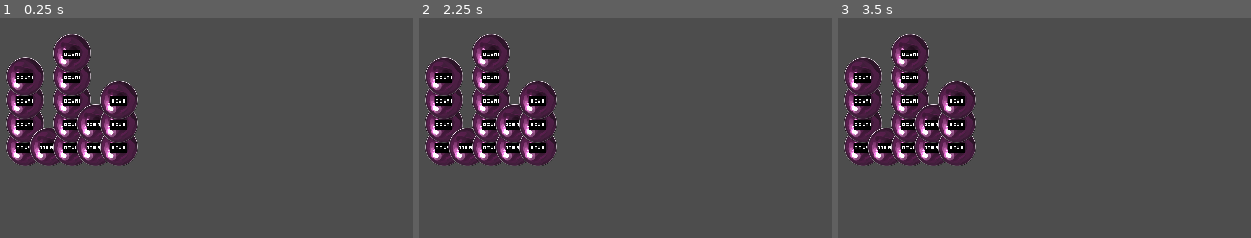
Above: before the commit, frames 1-3 (left to right).
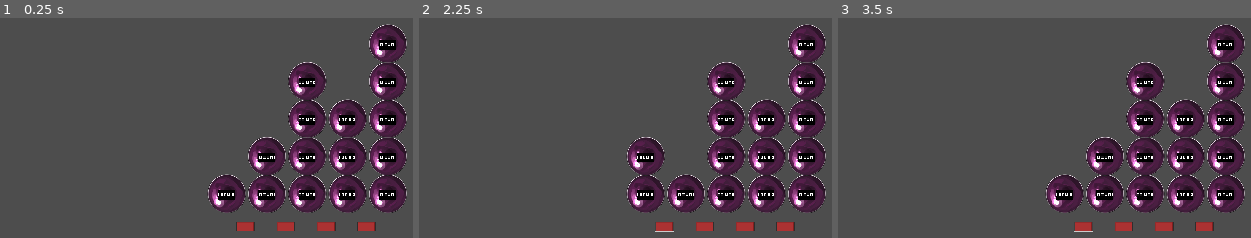
Above: after the commit, the same moments.

Repository: HeyWhyStop/Boba_Sort
Game: Godot game, scene res://bubble_test.tscn
Same seed, same stepped clock (60 frames per second), same inputs: the game is played once before the commit and once after it. This scene is started directly instead of the project's main scene.
Inputs (mouse positions are in pixels of both pictures, inside the frame that each line leads up to):
- Up to frame 1 (0.25 s): no input
- Up to frame 2 (2.25 s): click (662, 227) at 0.52 s; click (662, 227) at 1.27 s; click (662, 227) at 2.02 s
- Up to frame 3 (3.5 s): tap Enter at 2.75 s

The runs differ from the first frame. In frame 1, 33% of the frame differs, in the area x 1-99%, y 2-97%; in frame 2, 33%; in frame 3, 33%, in the area x 1-99%, y 2-98%.

Commit message:
sorting
can sort!

Diff:
--- a/Boba-Game/Scenes/bubble_tower_test.tscn
+++ b/Boba-Game/Scenes/bubble_tower_test.tscn
@@ -4,7 +4,7 @@
 [ext_resource type="Script" path="res://Scripts/bubble_tower_.gd" id="1_f02bc"]
 [ext_resource type="Texture2D" uid="uid://bwec4ju66infm" path="res://Assets/platform_player.png" id="2_strjq"]
 
-[node name="Node2D" type="Node2D"]
+[node name="bubble_tower_part" type="Node2D"]
 script = ExtResource("1_f02bc")
 
 [node name="Sprite2D" type="Sprite2D" parent="."]
--- /dev/null
+++ b/Boba-Game/Scenes/swapper.tscn
@@ -0,0 +1,16 @@
+[gd_scene load_steps=3 format=3 uid="uid://c2k5wqyf520j5"]
+
+[ext_resource type="Texture2D" uid="uid://cnhb4of3qx77f" path="res://Assets/moving_platform.png" id="1_g2e8j"]
+[ext_resource type="Script" path="res://Scripts/swapper.gd" id="1_rpyan"]
+
+[node name="swapper" type="Node2D"]
+
+[node name="Button" type="Button" parent="."]
+offset_left = -100.0
+offset_right = 100.0
+offset_bottom = 100.0
+icon = ExtResource("1_g2e8j")
+expand_icon = true
+script = ExtResource("1_rpyan")
+
+[connection signal="pressed" from="Button" to="Button" method="_on_pressed"]
--- a/Boba-Game/Scripts/bubble_sort.gd
+++ b/Boba-Game/Scripts/bubble_sort.gd
@@ -1,12 +1,15 @@
 extends Node
 
 @export var size = 5
-@export var dist_x = 250
-@export var dist_y = 250
+@export var dist_x = 430
+@export var dist_y = 400
+@export var button_y = 50
 
 var size_arr = []
 var bubble_tower_base = load("res://Scenes/bubble_tower_test.tscn")
+var swapper = load("res://Scenes/swapper.tscn")
 var bbl_arr = []
+#var button_arr = []
 
 
 # Called when the node enters the scene tree for the first time.
@@ -19,7 +22,7 @@
 		if(size_arr.find(rand_int) < 0):
 			size_arr.append(rand_int)
 			var child = bubble_tower_base.instantiate()
-			child.init(dist_y, size_arr[-1] - 1, self.position.x, -dist_y)
+			child.init(dist_y, size_arr[-1], self.position.x, 0)
 			#child.get_script().size = self.size - 1
 			#child.position.x = self.position.x
 			#child.position.y = self.position.y
@@ -29,9 +32,64 @@
 			self.position.x += dist_x
 			print(bbl_arr[-1].name)
 
+
+	if !Swapper.is_connected("start_swap", swap):
+		Swapper.start_swap.connect(swap)
+	for i in range(size - 1):
+		var button = swapper.instantiate();
+		self.add_child(button)
+		button.position.y = self.position.y + button_y
+		button.position.x = (bbl_arr[i].position.x + bbl_arr[i + 1].position.x) / 2
+		button.get_child(0).set_indexes(i, i + 1)
+
 	for i in size_arr:
 		print(i);
 	pass # Replace with function body.
+
+func swap(first: int, second: int) -> void:
+	var temp_size = size_arr[first]
+	var tower1_x = bbl_arr[first].position.x
+	var tower2_x = bbl_arr[second].position.x
+
+
+	print("swapping sizes ", size_arr[first], " and ", size_arr[second])
+	#var temp_tower_first = bubble_tower_base.instantiate()
+	#temp_tower_first.init(dist_y, size_arr[first], bbl_arr[second].position.x, -dist_y)
+	#var temp_tower_second = bubble_tower_base.instantiate()
+	#temp_tower_second.init(dist_y, size_arr[second], bbl_arr[first].position.x, -dist_y)
+	#self.add_child(temp_tower_first)
+	#self.add_child(temp_tower_second)
+	#bbl_arr[first].visible = false
+	#bbl_arr[second].visible = false
+	#bbl_arr[first].set_process(false)
+	#bbl_arr[second].set_process(false)
+	#bbl_arr[first].free()
+	#bbl_arr[second].free()
+	#var timer = Timer.new()
+	#timer.set_wait_time(0.5)
+	#timer.start()
+
+
+	#bbl_arr[first].position.x = bbl_arr[second].position.x
+	#bbl_arr[first].position.y = bbl_arr[second].position.y
+	#bbl_arr[second].position.x = temp_tower_x
+	#bbl_arr[second].position.x = temp_tower_y
+
+	#var temp_tower = bubble_tower_base.instantiate()
+	#temp_tower.init(dist_y, size_arr[first], self.position.x, -dist_y)
+	#var temp_tower = bbl_arr[first]
+
+	#bbl_arr[first] = temp_tower_second
+	#bbl_arr[second] = temp_tower_first
+
+	var temp_tower = bbl_arr[first]
+	bbl_arr[first] = bbl_arr[second]
+	bbl_arr[second] = temp_tower
+	bbl_arr[first].position.x = tower1_x
+	bbl_arr[second].position.x = tower2_x
+
+	size_arr[first] = size_arr[second]
+	size_arr[second] = temp_size
 
 
 # Called every frame. 'delta' is the elapsed time since the previous frame.
--- a/Boba-Game/Scripts/bubble_tower_.gd
+++ b/Boba-Game/Scripts/bubble_tower_.gd
@@ -29,7 +29,7 @@
 	size = other_size
 	print("size = ", size)
 func copy_up():
-	if(size <= 0):
+	if(size <= 1):
 		return
 	var copy = bubble_sort_base.instantiate()
 	copy.init(dist_y, size - 1, 0, -dist_y)
--- /dev/null
+++ b/Boba-Game/Scripts/swapper.gd
@@ -0,0 +1,27 @@
+extends Node
+
+var bbl_sort_maker
+
+signal start_swap(first, second)
+var index1
+var index2
+
+# Called when the node enters the scene tree for the first time.
+func _ready() -> void:
+	bbl_sort_maker = get_parent()
+	pass # Replace with function body.
+
+
+# Called every frame. 'delta' is the elapsed time since the previous frame.
+func _process(delta: float) -> void:
+	pass
+
+
+func _on_pressed() -> void:
+	print("swapping indexes", index1, "and", index2)
+	Swapper.start_swap.emit(index1, index2)
+	pass # Replace with function body.
+
+func set_indexes(first: int, second: int):
+	index1 = first
+	index2 = second
--- a/Boba-Game/bubble_test.tscn
+++ b/Boba-Game/bubble_test.tscn
@@ -2,10 +2,14 @@
 
 [ext_resource type="Script" path="res://Scripts/bubble_sort.gd" id="1_djtgj"]
 
-[node name="Node2D" type="Node2D"]
-script = ExtResource("1_djtgj")
+[node name="bubble_sort_maker" type="Node2D"]
+position = Vector2(0, -1000)
 metadata/size = 9
 
 [node name="Camera2D" type="Camera2D" parent="."]
 position = Vector2(448, 336)
 zoom = Vector2(0.15, 0.15)
+
+[node name="bubble_sort_maker_child" type="Node2D" parent="."]
+position = Vector2(0, 250)
+script = ExtResource("1_djtgj")
--- a/Boba-Game/project.godot
+++ b/Boba-Game/project.godot
@@ -18,6 +18,7 @@
 [autoload]
 
 Global="*res://Scenes/global.tscn"
+Swapper="*res://Scripts/swapper.gd"
 
 [display]
 
